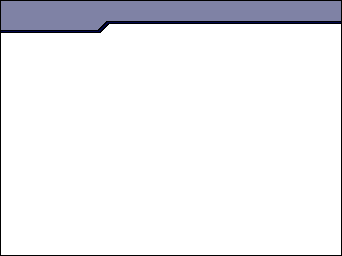
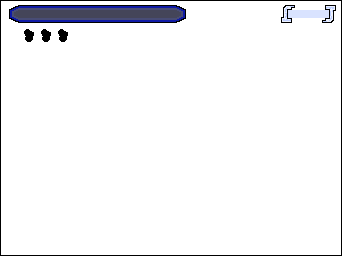
Layer changes from the first 342 x 256 image to the second:
"Capa 2": opacity 50% → 100%, painted on it over box(1, 1, 341, 30)
added layer "Capa 3" (60%) above "JetBar" over box(287, 10, 330, 18)
added layer "JetBar" above "playerLife" over box(9, 5, 186, 23)
added layer "playerLife" above "MarcdeFons" over box(24, 29, 68, 42)
renamed "Capa 1" to "MarcdeFons", painted on it over box(1, 1, 341, 42)
